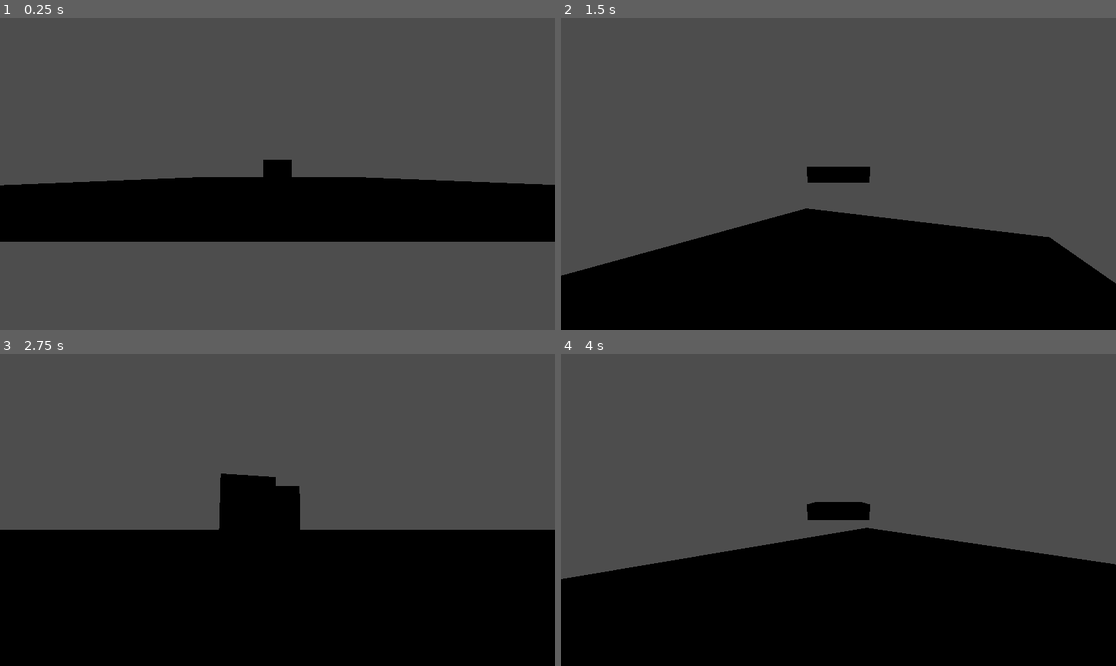
Above: before the commit, frames 1-4 (two rows, left to right).
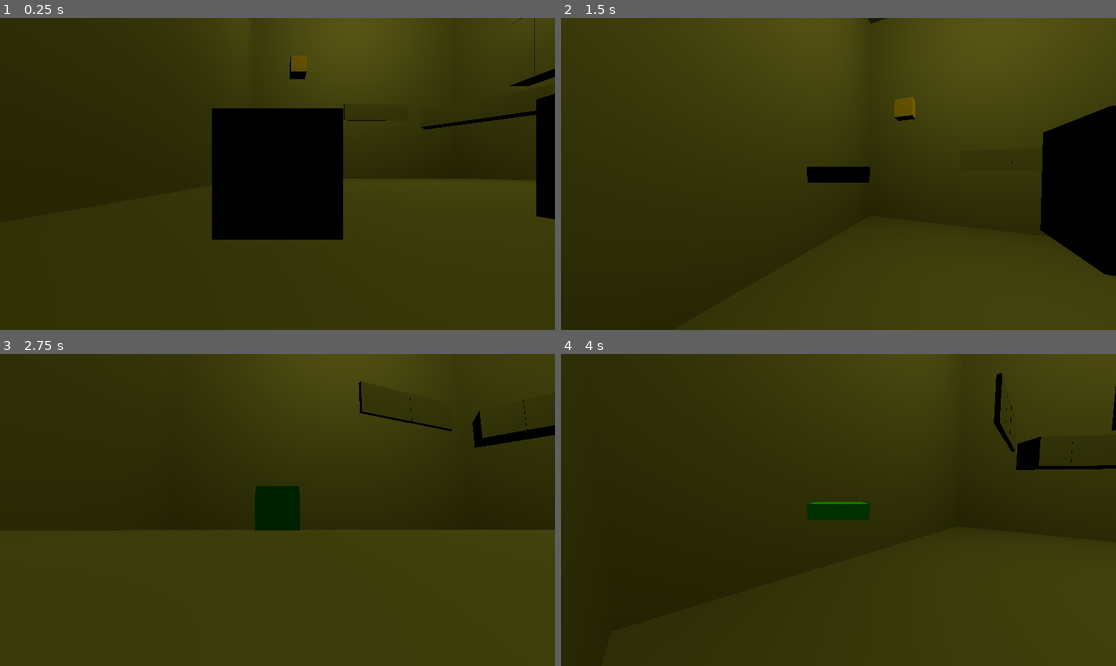
Above: after the commit, the same moments.

Repository: DSquire9/CubePlatformer
Game: Godot game, scene res://level_1.tscn
Two runs of this game, one before a commit and one after it. Both use one fixed random seed, a clock stepped at 60 frames per second and the inputs below. This scene is started directly instead of the project's main scene.
Inputs (mouse positions are in pixels of both pictures, inside the frame that each line leads up to):
- Up to frame 1 (0.25 s): no input
- Up to frame 2 (1.5 s): tap Enter (ui_accept) at 0.5 s; move the mouse to (866, 174) at 0.52 s; hold W (move_forward) from 0.53 s (still down); tap C (crouch) at 0.6, 1.35 s; tap Space (jump) at 0.77 s; move the mouse to (810, 174) at 1.27 s
- Up to frame 3 (2.75 s): keep holding W (move_forward); tap Space (jump) at 1.52 s; move the mouse to (288, 503) at 2.02 s; tap C (crouch) at 2.1 s
- Up to frame 4 (4 s): keep holding W (move_forward); move the mouse to (832, 516) at 2.77 s; tap C (crouch) at 2.85, 3.6 s; tap Space (jump) at 3.02, 3.77 s; move the mouse to (877, 513) at 3.52 s

The runs differ from the first frame. In frame 1, 95% of the frame differs, in the area x 0-100%, y 0-100%; in frame 2, 99%; in frame 3, 100%; in frame 4, 100%.

Commit message:
Update level_1.tscn

Diff:
--- a/platformer/level_1.tscn
+++ b/platformer/level_1.tscn
@@ -11,6 +11,18 @@
 [sub_resource type="BoxMesh" id="BoxMesh_03r50"]
 size = Vector3(50, 2, 50)
 
+[sub_resource type="BoxMesh" id="BoxMesh_u0igl"]
+size = Vector3(3, 3, 3)
+
+[sub_resource type="BoxShape3D" id="BoxShape3D_tsy8t"]
+size = Vector3(3, 3, 3)
+
+[sub_resource type="BoxMesh" id="BoxMesh_rq1l2"]
+size = Vector3(0.3, 3, 3)
+
+[sub_resource type="BoxShape3D" id="BoxShape3D_nlt6k"]
+size = Vector3(0.3, 3, 3)
+
 [node name="Level1" type="Node"]
 script = ExtResource("1_3bd3h")
 
@@ -24,13 +36,515 @@
 [node name="MeshInstance3D" type="MeshInstance3D" parent="Ground"]
 mesh = SubResource("BoxMesh_03r50")
 
+[node name="Ground6" type="StaticBody3D" parent="."]
+transform = Transform3D(1, 0, 0, 0, 1, 0, 0, 0, 1, 0.038, 45.5672, -0.083)
+collision_mask = 0
+
+[node name="CollisionShape3D" type="CollisionShape3D" parent="Ground6"]
+shape = SubResource("BoxShape3D_qrc5e")
+
+[node name="MeshInstance3D" type="MeshInstance3D" parent="Ground6"]
+mesh = SubResource("BoxMesh_03r50")
+
+[node name="Ground2" type="StaticBody3D" parent="."]
+transform = Transform3D(1, 0, 0, 0, -4.37114e-08, -1, 0, 1, -4.37114e-08, 0.686148, 21.6987, -25.8081)
+collision_mask = 0
+
+[node name="CollisionShape3D" type="CollisionShape3D" parent="Ground2"]
+shape = SubResource("BoxShape3D_qrc5e")
+
+[node name="MeshInstance3D" type="MeshInstance3D" parent="Ground2"]
+mesh = SubResource("BoxMesh_03r50")
+
+[node name="Ground3" type="StaticBody3D" parent="."]
+transform = Transform3D(1, 0, 0, 0, -4.37114e-08, -1, 0, 1, -4.37114e-08, 0.686148, 21.6987, 24.6698)
+collision_mask = 0
+
+[node name="CollisionShape3D" type="CollisionShape3D" parent="Ground3"]
+shape = SubResource("BoxShape3D_qrc5e")
+
+[node name="MeshInstance3D" type="MeshInstance3D" parent="Ground3"]
+mesh = SubResource("BoxMesh_03r50")
+
+[node name="Ground4" type="StaticBody3D" parent="."]
+transform = Transform3D(-4.37114e-08, 1, -4.37114e-08, 0, -4.37114e-08, -1, -1, -4.37114e-08, 1.91069e-15, 24.3985, 21.7566, -1.15045)
+collision_mask = 0
+
+[node name="CollisionShape3D" type="CollisionShape3D" parent="Ground4"]
+shape = SubResource("BoxShape3D_qrc5e")
+
+[node name="MeshInstance3D" type="MeshInstance3D" parent="Ground4"]
+mesh = SubResource("BoxMesh_03r50")
+
+[node name="Ground5" type="StaticBody3D" parent="."]
+transform = Transform3D(-4.37114e-08, 1, -4.37114e-08, 0, -4.37114e-08, -1, -1, -4.37114e-08, 1.91069e-15, -25.2441, 21.7566, -1.15045)
+collision_mask = 0
+
+[node name="CollisionShape3D" type="CollisionShape3D" parent="Ground5"]
+shape = SubResource("BoxShape3D_qrc5e")
+
+[node name="MeshInstance3D" type="MeshInstance3D" parent="Ground5"]
+mesh = SubResource("BoxMesh_03r50")
+
 [node name="Goal" parent="." instance=ExtResource("1_x0ffe")]
-transform = Transform3D(1, 0, 0, 0, 1, 0, 0, 0, 1, -0.848573, 0.98756, -2.78181)
+transform = Transform3D(1, 0, 0, 0, 1, 0, 0, 0, 1, -14.5761, 21.0768, -15.7531)
 
 [node name="Player" parent="." instance=ExtResource("2_7l0c5")]
-transform = Transform3D(1, 0, 0, 0, 1, 0, 0, 0, 1, -0.385998, 0.541965, 18.9031)
+transform = Transform3D(1, 0, 0, 0, 1, 0, 0, 0, 1, -18.552, 0.541966, 19.5234)
 
 [node name="DeathScreen" parent="." instance=ExtResource("4_ibjka")]
+
+[node name="blocks" type="Node" parent="."]
+
+[node name="StaticBody3D" type="StaticBody3D" parent="blocks"]
+transform = Transform3D(1, 0, 0, 0, 1, 0, 0, 0, 1, -10.9315, 0.766804, 20.3167)
+
+[node name="MeshInstance3D" type="MeshInstance3D" parent="blocks/StaticBody3D"]
+mesh = SubResource("BoxMesh_u0igl")
+
+[node name="CollisionShape3D" type="CollisionShape3D" parent="blocks/StaticBody3D"]
+shape = SubResource("BoxShape3D_tsy8t")
+
+[node name="StaticBody3D2" type="StaticBody3D" parent="blocks"]
+transform = Transform3D(1, 0, 0, 0, 1, 0, 0, 0, 1, -3.45202, 10.3489, 14.2573)
+
+[node name="MeshInstance3D" type="MeshInstance3D" parent="blocks/StaticBody3D2"]
+mesh = SubResource("BoxMesh_u0igl")
+
+[node name="CollisionShape3D" type="CollisionShape3D" parent="blocks/StaticBody3D2"]
+shape = SubResource("BoxShape3D_tsy8t")
+
+[node name="StaticBody3D3" type="StaticBody3D" parent="blocks"]
+transform = Transform3D(1, 0, 0, 0, 1, 0, 0, 0, 1, 2.82416, 10.3489, 14.2573)
+
+[node name="MeshInstance3D" type="MeshInstance3D" parent="blocks/StaticBody3D3"]
+mesh = SubResource("BoxMesh_u0igl")
+
+[node name="CollisionShape3D" type="CollisionShape3D" parent="blocks/StaticBody3D3"]
+shape = SubResource("BoxShape3D_tsy8t")
+
+[node name="StaticBody3D4" type="StaticBody3D" parent="blocks"]
+transform = Transform3D(1, 0, 0, 0, 1, 0, 0, 0, 1, 8.51184, 10.3489, 14.2573)
+
+[node name="MeshInstance3D" type="MeshInstance3D" parent="blocks/StaticBody3D4"]
+mesh = SubResource("BoxMesh_u0igl")
+
+[node name="CollisionShape3D" type="CollisionShape3D" parent="blocks/StaticBody3D4"]
+shape = SubResource("BoxShape3D_tsy8t")
+
+[node name="StaticBody3D5" type="StaticBody3D" parent="blocks"]
+transform = Transform3D(1, 0, 0, 0, 1, 0, 0, 0, 1, 17.7007, 10.3489, 13.3628)
+
+[node name="MeshInstance3D" type="MeshInstance3D" parent="blocks/StaticBody3D5"]
+mesh = SubResource("BoxMesh_u0igl")
+
+[node name="CollisionShape3D" type="CollisionShape3D" parent="blocks/StaticBody3D5"]
+shape = SubResource("BoxShape3D_tsy8t")
+
+[node name="StaticBody3D6" type="StaticBody3D" parent="blocks"]
+transform = Transform3D(1, 0, 0, 0, 1, 0, 0, 0, 1, 17.7007, 10.3489, 10.391)
+
+[node name="MeshInstance3D" type="MeshInstance3D" parent="blocks/StaticBody3D6"]
+mesh = SubResource("BoxMesh_u0igl")
+
+[node name="CollisionShape3D" type="CollisionShape3D" parent="blocks/StaticBody3D6"]
+shape = SubResource("BoxShape3D_tsy8t")
+
+[node name="StaticBody3D7" type="StaticBody3D" parent="blocks"]
+transform = Transform3D(1, 0, 0, 0, 1, 0, 0, 0, 1, 17.7007, 10.3489, 7.3872)
+
+[node name="MeshInstance3D" type="MeshInstance3D" parent="blocks/StaticBody3D7"]
+mesh = SubResource("BoxMesh_u0igl")
+
+[node name="CollisionShape3D" type="CollisionShape3D" parent="blocks/StaticBody3D7"]
+shape = SubResource("BoxShape3D_tsy8t")
+
+[node name="StaticBody3D8" type="StaticBody3D" parent="blocks"]
+transform = Transform3D(1, 0, 0, 0, 1, 0, 0, 0, 1, 17.7007, 10.3489, 4.40734)
+
+[node name="MeshInstance3D" type="MeshInstance3D" parent="blocks/StaticBody3D8"]
+mesh = SubResource("BoxMesh_u0igl")
+
+[node name="CollisionShape3D" type="CollisionShape3D" parent="blocks/StaticBody3D8"]
+shape = SubResource("BoxShape3D_tsy8t")
+
+[node name="StaticBody3D9" type="StaticBody3D" parent="blocks"]
+transform = Transform3D(1, 0, 0, 0, 1, 0, 0, 0, 1, 17.7007, 10.3489, 1.52433)
+
+[node name="MeshInstance3D" type="MeshInstance3D" parent="blocks/StaticBody3D9"]
+mesh = SubResource("BoxMesh_u0igl")
+
+[node name="CollisionShape3D" type="CollisionShape3D" parent="blocks/StaticBody3D9"]
+shape = SubResource("BoxShape3D_tsy8t")
+
+[node name="StaticBody3D10" type="StaticBody3D" parent="blocks"]
+transform = Transform3D(1, 0, 0, 0, 1, 0, 0, 0, 1, 17.7007, 10.3489, -1.49978)
+
+[node name="MeshInstance3D" type="MeshInstance3D" parent="blocks/StaticBody3D10"]
+mesh = SubResource("BoxMesh_u0igl")
+
+[node name="CollisionShape3D" type="CollisionShape3D" parent="blocks/StaticBody3D10"]
+shape = SubResource("BoxShape3D_tsy8t")
+
+[node name="StaticBody3D11" type="StaticBody3D" parent="blocks"]
+transform = Transform3D(1, 0, 0, 0, 1, 0, 0, 0, 1, 17.7007, 14.8338, 9.48888)
+
+[node name="MeshInstance3D" type="MeshInstance3D" parent="blocks/StaticBody3D11"]
+transform = Transform3D(1, 0, 0, 0, 1, 0, 0, 0, 1, 0, 0.373373, 0)
+mesh = SubResource("BoxMesh_u0igl")
+
+[node name="CollisionShape3D" type="CollisionShape3D" parent="blocks/StaticBody3D11"]
+transform = Transform3D(1, 0, 0, 0, 1, 0, 0, 0, 1, 0, 0.373373, 0)
+shape = SubResource("BoxShape3D_tsy8t")
+
+[node name="StaticBody3D12" type="StaticBody3D" parent="blocks"]
+transform = Transform3D(1, 0, 0, 0, 1, 0, 0, 0, 1, 17.7007, 14.8338, 6.51707)
+
+[node name="MeshInstance3D" type="MeshInstance3D" parent="blocks/StaticBody3D12"]
+transform = Transform3D(1, 0, 0, 0, 1, 0, 0, 0, 1, 0, 0.373373, 0)
+mesh = SubResource("BoxMesh_u0igl")
+
+[node name="CollisionShape3D" type="CollisionShape3D" parent="blocks/StaticBody3D12"]
+transform = Transform3D(1, 0, 0, 0, 1, 0, 0, 0, 1, 0, 0.373373, 0)
+shape = SubResource("BoxShape3D_tsy8t")
+
+[node name="StaticBody3D13" type="StaticBody3D" parent="blocks"]
+transform = Transform3D(1, 0, 0, 0, 1, 0, 0, 0, 1, 17.7007, 14.8338, 3.51327)
+
+[node name="MeshInstance3D" type="MeshInstance3D" parent="blocks/StaticBody3D13"]
+transform = Transform3D(1, 0, 0, 0, 1, 0, 0, 0, 1, 0, 0.373373, 0)
+mesh = SubResource("BoxMesh_u0igl")
+
+[node name="CollisionShape3D" type="CollisionShape3D" parent="blocks/StaticBody3D13"]
+transform = Transform3D(1, 0, 0, 0, 1, 0, 0, 0, 1, 0, 0.373373, 0)
+shape = SubResource("BoxShape3D_tsy8t")
+
+[node name="StaticBody3D14" type="StaticBody3D" parent="blocks"]
+transform = Transform3D(1, 0, 0, 0, 1, 0, 0, 0, 1, 17.7007, 14.8338, 0.53341)
+
+[node name="MeshInstance3D" type="MeshInstance3D" parent="blocks/StaticBody3D14"]
+transform = Transform3D(1, 0, 0, 0, 1, 0, 0, 0, 1, 0, 0.373373, 0)
+mesh = SubResource("BoxMesh_u0igl")
+
+[node name="CollisionShape3D" type="CollisionShape3D" parent="blocks/StaticBody3D14"]
+transform = Transform3D(1, 0, 0, 0, 1, 0, 0, 0, 1, 0, 0.373373, 0)
+shape = SubResource("BoxShape3D_tsy8t")
+
+[node name="StaticBody3D15" type="StaticBody3D" parent="blocks"]
+transform = Transform3D(1, 0, 0, 0, 1, 0, 0, 0, 1, 17.7007, 14.8338, -2.3496)
+
+[node name="MeshInstance3D" type="MeshInstance3D" parent="blocks/StaticBody3D15"]
+transform = Transform3D(1, 0, 0, 0, 1, 0, 0, 0, 1, 0, 0.373373, 0)
+mesh = SubResource("BoxMesh_u0igl")
+
+[node name="CollisionShape3D" type="CollisionShape3D" parent="blocks/StaticBody3D15"]
+transform = Transform3D(1, 0, 0, 0, 1, 0, 0, 0, 1, 0, 0.373373, 0)
+shape = SubResource("BoxShape3D_tsy8t")
+
+[node name="StaticBody3D16" type="StaticBody3D" parent="blocks"]
+transform = Transform3D(1, 0, 0, 0, 1, 0, 0, 0, 1, 17.7007, 14.8338, -5.37371)
+
+[node name="MeshInstance3D" type="MeshInstance3D" parent="blocks/StaticBody3D16"]
+transform = Transform3D(1, 0, 0, 0, 1, 0, 0, 0, 1, 0, 0.373373, 0)
+mesh = SubResource("BoxMesh_u0igl")
+
+[node name="CollisionShape3D" type="CollisionShape3D" parent="blocks/StaticBody3D16"]
+transform = Transform3D(1, 0, 0, 0, 1, 0, 0, 0, 1, 0, 0.373373, 0)
+shape = SubResource("BoxShape3D_tsy8t")
+
+[node name="StaticBody3D17" type="StaticBody3D" parent="blocks"]
+transform = Transform3D(1, 0, 0, 0, 1, 0, 0, 0, 1, 17.7007, 17.7996, 9.48888)
+
+[node name="MeshInstance3D" type="MeshInstance3D" parent="blocks/StaticBody3D17"]
+transform = Transform3D(1, 0, 0, 0, 1, 0, 0, 0, 1, 0, 0.373373, 0)
+mesh = SubResource("BoxMesh_u0igl")
+
+[node name="CollisionShape3D" type="CollisionShape3D" parent="blocks/StaticBody3D17"]
+transform = Transform3D(1, 0, 0, 0, 1, 0, 0, 0, 1, 0, 0.373373, 0)
+shape = SubResource("BoxShape3D_tsy8t")
+
+[node name="StaticBody3D18" type="StaticBody3D" parent="blocks"]
+transform = Transform3D(1, 0, 0, 0, 1, 0, 0, 0, 1, 17.7007, 17.7996, 6.51707)
+
+[node name="MeshInstance3D" type="MeshInstance3D" parent="blocks/StaticBody3D18"]
+transform = Transform3D(1, 0, 0, 0, 1, 0, 0, 0, 1, 0, 0.373373, 0)
+mesh = SubResource("BoxMesh_u0igl")
+
+[node name="CollisionShape3D" type="CollisionShape3D" parent="blocks/StaticBody3D18"]
+transform = Transform3D(1, 0, 0, 0, 1, 0, 0, 0, 1, 0, 0.373373, 0)
+shape = SubResource("BoxShape3D_tsy8t")
+
+[node name="StaticBody3D19" type="StaticBody3D" parent="blocks"]
+transform = Transform3D(1, 0, 0, 0, 1, 0, 0, 0, 1, 17.7007, 17.7996, 3.51327)
+
+[node name="MeshInstance3D" type="MeshInstance3D" parent="blocks/StaticBody3D19"]
+transform = Transform3D(1, 0, 0, 0, 1, 0, 0, 0, 1, 0, 0.373373, 0)
+mesh = SubResource("BoxMesh_u0igl")
+
+[node name="CollisionShape3D" type="CollisionShape3D" parent="blocks/StaticBody3D19"]
+transform = Transform3D(1, 0, 0, 0, 1, 0, 0, 0, 1, 0, 0.373373, 0)
+shape = SubResource("BoxShape3D_tsy8t")
+
+[node name="StaticBody3D20" type="StaticBody3D" parent="blocks"]
+transform = Transform3D(1, 0, 0, 0, 1, 0, 0, 0, 1, 17.7007, 17.7996, 0.53341)
+
+[node name="MeshInstance3D" type="MeshInstance3D" parent="blocks/StaticBody3D20"]
+transform = Transform3D(1, 0, 0, 0, 1, 0, 0, 0, 1, 0, 0.373373, 0)
+mesh = SubResource("BoxMesh_u0igl")
+
+[node name="CollisionShape3D" type="CollisionShape3D" parent="blocks/StaticBody3D20"]
+transform = Transform3D(1, 0, 0, 0, 1, 0, 0, 0, 1, 0, 0.373373, 0)
+shape = SubResource("BoxShape3D_tsy8t")
+
+[node name="StaticBody3D21" type="StaticBody3D" parent="blocks"]
+transform = Transform3D(1, 0, 0, 0, 1, 0, 0, 0, 1, 17.7007, 17.7996, -2.3496)
+
+[node name="MeshInstance3D" type="MeshInstance3D" parent="blocks/StaticBody3D21"]
+transform = Transform3D(1, 0, 0, 0, 1, 0, 0, 0, 1, 0, 0.373373, 0)
+mesh = SubResource("BoxMesh_u0igl")
+
+[node name="CollisionShape3D" type="CollisionShape3D" parent="blocks/StaticBody3D21"]
+transform = Transform3D(1, 0, 0, 0, 1, 0, 0, 0, 1, 0, 0.373373, 0)
+shape = SubResource("BoxShape3D_tsy8t")
+
+[node name="StaticBody3D22" type="StaticBody3D" parent="blocks"]
+transform = Transform3D(1, 0, 0, 0, 1, 0, 0, 0, 1, 17.7007, 17.7996, -5.37371)
+
+[node name="MeshInstance3D" type="MeshInstance3D" parent="blocks/StaticBody3D22"]
+transform = Transform3D(1, 0, 0, 0, 1, 0, 0, 0, 1, 0, 0.373373, 0)
+mesh = SubResource("BoxMesh_u0igl")
+
+[node name="CollisionShape3D" type="CollisionShape3D" parent="blocks/StaticBody3D22"]
+transform = Transform3D(1, 0, 0, 0, 1, 0, 0, 0, 1, 0, 0.373373, 0)
+shape = SubResource("BoxShape3D_tsy8t")
+
+[node name="StaticBody3D23" type="StaticBody3D" parent="blocks"]
+transform = Transform3D(1, 0, 0, 0, 1, 0, 0, 0, 1, 17.7007, 20.8002, 9.48888)
+
+[node name="MeshInstance3D" type="MeshInstance3D" parent="blocks/StaticBody3D23"]
+transform = Transform3D(1, 0, 0, 0, 1, 0, 0, 0, 1, 0, 0.373373, 0)
+mesh = SubResource("BoxMesh_u0igl")
+
+[node name="CollisionShape3D" type="CollisionShape3D" parent="blocks/StaticBody3D23"]
+transform = Transform3D(1, 0, 0, 0, 1, 0, 0, 0, 1, 0, 0.373373, 0)
+shape = SubResource("BoxShape3D_tsy8t")
+
+[node name="StaticBody3D24" type="StaticBody3D" parent="blocks"]
+transform = Transform3D(1, 0, 0, 0, 1, 0, 0, 0, 1, 17.7007, 20.8002, 6.51707)
+
+[node name="MeshInstance3D" type="MeshInstance3D" parent="blocks/StaticBody3D24"]
+transform = Transform3D(1, 0, 0, 0, 1, 0, 0, 0, 1, 0, 0.373373, 0)
+mesh = SubResource("BoxMesh_u0igl")
+
+[node name="CollisionShape3D" type="CollisionShape3D" parent="blocks/StaticBody3D24"]
+transform = Transform3D(1, 0, 0, 0, 1, 0, 0, 0, 1, 0, 0.373373, 0)
+shape = SubResource("BoxShape3D_tsy8t")
+
+[node name="StaticBody3D25" type="StaticBody3D" parent="blocks"]
+transform = Transform3D(1, 0, 0, 0, 1, 0, 0, 0, 1, 17.7007, 20.8002, 3.51327)
+
+[node name="MeshInstance3D" type="MeshInstance3D" parent="blocks/StaticBody3D25"]
+transform = Transform3D(1, 0, 0, 0, 1, 0, 0, 0, 1, 0, 0.373373, 0)
+mesh = SubResource("BoxMesh_u0igl")
+
+[node name="CollisionShape3D" type="CollisionShape3D" parent="blocks/StaticBody3D25"]
+transform = Transform3D(1, 0, 0, 0, 1, 0, 0, 0, 1, 0, 0.373373, 0)
+shape = SubResource("BoxShape3D_tsy8t")
+
+[node name="StaticBody3D26" type="StaticBody3D" parent="blocks"]
+transform = Transform3D(1, 0, 0, 0, 1, 0, 0, 0, 1, 17.7007, 20.8002, 0.53341)
+
+[node name="MeshInstance3D" type="MeshInstance3D" parent="blocks/StaticBody3D26"]
+transform = Transform3D(1, 0, 0, 0, 1, 0, 0, 0, 1, 0, 0.373373, 0)
+mesh = SubResource("BoxMesh_u0igl")
+
+[node name="CollisionShape3D" type="CollisionShape3D" parent="blocks/StaticBody3D26"]
+transform = Transform3D(1, 0, 0, 0, 1, 0, 0, 0, 1, 0, 0.373373, 0)
+shape = SubResource("BoxShape3D_tsy8t")
+
+[node name="StaticBody3D27" type="StaticBody3D" parent="blocks"]
+transform = Transform3D(1, 0, 0, 0, 1, 0, 0, 0, 1, 17.7007, 20.8002, -2.3496)
+
+[node name="MeshInstance3D" type="MeshInstance3D" parent="blocks/StaticBody3D27"]
+transform = Transform3D(1, 0, 0, 0, 1, 0, 0, 0, 1, 0, 0.373373, 0)
+mesh = SubResource("BoxMesh_u0igl")
+
+[node name="CollisionShape3D" type="CollisionShape3D" parent="blocks/StaticBody3D27"]
+transform = Transform3D(1, 0, 0, 0, 1, 0, 0, 0, 1, 0, 0.373373, 0)
+shape = SubResource("BoxShape3D_tsy8t")
+
+[node name="StaticBody3D28" type="StaticBody3D" parent="blocks"]
+transform = Transform3D(1, 0, 0, 0, 1, 0, 0, 0, 1, 17.7007, 20.8002, -5.37371)
+
+[node name="MeshInstance3D" type="MeshInstance3D" parent="blocks/StaticBody3D28"]
+transform = Transform3D(1, 0, 0, 0, 1, 0, 0, 0, 1, 0, 0.373373, 0)
+mesh = SubResource("BoxMesh_u0igl")
+
+[node name="CollisionShape3D" type="CollisionShape3D" parent="blocks/StaticBody3D28"]
+transform = Transform3D(1, 0, 0, 0, 1, 0, 0, 0, 1, 0, 0.373373, 0)
+shape = SubResource("BoxShape3D_tsy8t")
+
+[node name="StaticBody3D29" type="StaticBody3D" parent="blocks"]
+transform = Transform3D(1, 0, 0, 0, 1, 0, 0, 0, 1, 17.7007, 23.8366, 9.48888)
+
+[node name="MeshInstance3D" type="MeshInstance3D" parent="blocks/StaticBody3D29"]
+transform = Transform3D(1, 0, 0, 0, 1, 0, 0, 0, 1, 0, 0.373373, 0)
+mesh = SubResource("BoxMesh_u0igl")
+
+[node name="CollisionShape3D" type="CollisionShape3D" parent="blocks/StaticBody3D29"]
+transform = Transform3D(1, 0, 0, 0, 1, 0, 0, 0, 1, 0, 0.373373, 0)
+shape = SubResource("BoxShape3D_tsy8t")
+
+[node name="StaticBody3D30" type="StaticBody3D" parent="blocks"]
+transform = Transform3D(1, 0, 0, 0, 1, 0, 0, 0, 1, 17.7007, 23.8366, 6.51707)
+
+[node name="MeshInstance3D" type="MeshInstance3D" parent="blocks/StaticBody3D30"]
+transform = Transform3D(1, 0, 0, 0, 1, 0, 0, 0, 1, 0, 0.373373, 0)
+mesh = SubResource("BoxMesh_u0igl")
+
+[node name="CollisionShape3D" type="CollisionShape3D" parent="blocks/StaticBody3D30"]
+transform = Transform3D(1, 0, 0, 0, 1, 0, 0, 0, 1, 0, 0.373373, 0)
+shape = SubResource("BoxShape3D_tsy8t")
+
+[node name="StaticBody3D31" type="StaticBody3D" parent="blocks"]
+transform = Transform3D(1, 0, 0, 0, 1, 0, 0, 0, 1, 17.7007, 23.8366, 3.51327)
+
+[node name="MeshInstance3D" type="MeshInstance3D" parent="blocks/StaticBody3D31"]
+transform = Transform3D(1, 0, 0, 0, 1, 0, 0, 0, 1, 0, 0.373373, 0)
+mesh = SubResource("BoxMesh_u0igl")
+
+[node name="CollisionShape3D" type="CollisionShape3D" parent="blocks/StaticBody3D31"]
+transform = Transform3D(1, 0, 0, 0, 1, 0, 0, 0, 1, 0, 0.373373, 0)
+shape = SubResource("BoxShape3D_tsy8t")
+
+[node name="StaticBody3D32" type="StaticBody3D" parent="blocks"]
+transform = Transform3D(1, 0, 0, 0, 1, 0, 0, 0, 1, 17.7007, 23.8366, 0.53341)
+
+[node name="MeshInstance3D" type="MeshInstance3D" parent="blocks/StaticBody3D32"]
+transform = Transform3D(1, 0, 0, 0, 1, 0, 0, 0, 1, 0, 0.373373, 0)
+mesh = SubResource("BoxMesh_u0igl")
+
+[node name="CollisionShape3D" type="CollisionShape3D" parent="blocks/StaticBody3D32"]
+transform = Transform3D(1, 0, 0, 0, 1, 0, 0, 0, 1, 0, 0.373373, 0)
+shape = SubResource("BoxShape3D_tsy8t")
+
+[node name="StaticBody3D33" type="StaticBody3D" parent="blocks"]
+transform = Transform3D(1, 0, 0, 0, 1, 0, 0, 0, 1, 17.7007, 23.8366, -2.3496)
+
+[node name="MeshInstance3D" type="MeshInstance3D" parent="blocks/StaticBody3D33"]
+transform = Transform3D(1, 0, 0, 0, 1, 0, 0, 0, 1, 0, 0.373373, 0)
+mesh = SubResource("BoxMesh_u0igl")
+
+[node name="CollisionShape3D" type="CollisionShape3D" parent="blocks/StaticBody3D33"]
+transform = Transform3D(1, 0, 0, 0, 1, 0, 0, 0, 1, 0, 0.373373, 0)
+shape = SubResource("BoxShape3D_tsy8t")
+
+[node name="StaticBody3D34" type="StaticBody3D" parent="blocks"]
+transform = Transform3D(1, 0, 0, 0, 1, 0, 0, 0, 1, 17.7007, 23.8366, -5.37371)
+
+[node name="MeshInstance3D" type="MeshInstance3D" parent="blocks/StaticBody3D34"]
+transform = Transform3D(1, 0, 0, 0, 1, 0, 0, 0, 1, 0, 0.373373, 0)
+mesh = SubResource("BoxMesh_u0igl")
+
+[node name="CollisionShape3D" type="CollisionShape3D" parent="blocks/StaticBody3D34"]
+transform = Transform3D(1, 0, 0, 0, 1, 0, 0, 0, 1, 0, 0.373373, 0)
+shape = SubResource("BoxShape3D_tsy8t")
+
+[node name="StaticBody3D35" type="StaticBody3D" parent="blocks"]
+transform = Transform3D(0.742818, 0, 0.669494, 0, 1, 0, -0.669494, 0, 0.742818, 18.9912, 10.319, -1.31914)
+
+[node name="MeshInstance3D" type="MeshInstance3D" parent="blocks/StaticBody3D35"]
+mesh = SubResource("BoxMesh_u0igl")
+
+[node name="CollisionShape3D" type="CollisionShape3D" parent="blocks/StaticBody3D35"]
+shape = SubResource("BoxShape3D_tsy8t")
+
+[node name="StaticBody3D36" type="StaticBody3D" parent="blocks"]
+transform = Transform3D(0.742818, 0, 0.669494, 0, 1, 0, -0.669494, 0, 0.742818, 17.0015, 10.319, -3.52665)
+
+[node name="MeshInstance3D" type="MeshInstance3D" parent="blocks/StaticBody3D36"]
+mesh = SubResource("BoxMesh_u0igl")
+
+[node name="CollisionShape3D" type="CollisionShape3D" parent="blocks/StaticBody3D36"]
+shape = SubResource("BoxShape3D_tsy8t")
+
+[node name="StaticBody3D37" type="StaticBody3D" parent="blocks"]
+transform = Transform3D(0.742818, 0, 0.669494, 0, 1, 0, -0.669494, 0, 0.742818, 14.9905, 10.319, -5.75792)
+
+[node name="MeshInstance3D" type="MeshInstance3D" parent="blocks/StaticBody3D37"]
+mesh = SubResource("BoxMesh_u0igl")
+
+[node name="CollisionShape3D" type="CollisionShape3D" parent="blocks/StaticBody3D37"]
+shape = SubResource("BoxShape3D_tsy8t")
+
+[node name="StaticBody3D38" type="StaticBody3D" parent="blocks"]
+transform = Transform3D(0.742818, 0, 0.669494, 0, 1, 0, -0.669494, 0, 0.742818, 12.9955, 10.319, -7.97142)
+
+[node name="MeshInstance3D" type="MeshInstance3D" parent="blocks/StaticBody3D38"]
+mesh = SubResource("BoxMesh_u0igl")
+
+[node name="CollisionShape3D" type="CollisionShape3D" parent="blocks/StaticBody3D38"]
+shape = SubResource("BoxShape3D_tsy8t")
+
+[node name="StaticBody3D39" type="StaticBody3D" parent="blocks"]
+transform = Transform3D(0.742818, 0, 0.669494, 0, 1, 0, -0.669494, 0, 0.742818, 11.0654, 10.319, -10.113)
+
+[node name="MeshInstance3D" type="MeshInstance3D" parent="blocks/StaticBody3D39"]
+mesh = SubResource("BoxMesh_u0igl")
+
+[node name="CollisionShape3D" type="CollisionShape3D" parent="blocks/StaticBody3D39"]
+shape = SubResource("BoxShape3D_tsy8t")
+
+[node name="StaticBody3D40" type="StaticBody3D" parent="blocks"]
+transform = Transform3D(0.742818, 0, 0.669494, 0, 1, 0, -0.669494, 0, 0.742818, 9.04074, 10.319, -12.3593)
+
+[node name="MeshInstance3D" type="MeshInstance3D" parent="blocks/StaticBody3D40"]
+mesh = SubResource("BoxMesh_u0igl")
+
+[node name="CollisionShape3D" type="CollisionShape3D" parent="blocks/StaticBody3D40"]
+shape = SubResource("BoxShape3D_tsy8t")
+
+[node name="StaticBody3D" type="StaticBody3D" parent="."]
+transform = Transform3D(-0.0442994, 0, 0.999018, 0, 1, 0, -0.999018, 0, -0.0442994, 4.20347, 11.9202, -14.3325)
+
+[node name="MeshInstance3D" type="MeshInstance3D" parent="StaticBody3D"]
+mesh = SubResource("BoxMesh_rq1l2")
+
+[node name="CollisionShape3D" type="CollisionShape3D" parent="StaticBody3D"]
+shape = SubResource("BoxShape3D_nlt6k")
+
+[node name="StaticBody3D2" type="StaticBody3D" parent="."]
+transform = Transform3D(-0.0442994, 0, 0.999018, 0, 1, 0, -0.999018, 0, -0.0442994, 1.25742, 11.9202, -14.2003)
+
+[node name="MeshInstance3D" type="MeshInstance3D" parent="StaticBody3D2"]
+mesh = SubResource("BoxMesh_rq1l2")
+
+[node name="CollisionShape3D" type="CollisionShape3D" parent="StaticBody3D2"]
+shape = SubResource("BoxShape3D_nlt6k")
+
+[node name="StaticBody3D3" type="StaticBody3D" parent="."]
+transform = Transform3D(-0.0442994, 0, 0.999018, 0, 1, 0, -0.999018, 0, -0.0442994, -1.73711, 11.9202, -14.0867)
+
+[node name="MeshInstance3D" type="MeshInstance3D" parent="StaticBody3D3"]
+mesh = SubResource("BoxMesh_rq1l2")
+
+[node name="CollisionShape3D" type="CollisionShape3D" parent="StaticBody3D3"]
+shape = SubResource("BoxShape3D_nlt6k")
+
+[node name="StaticBody3D4" type="StaticBody3D" parent="."]
+transform = Transform3D(-0.0442994, 0, 0.999018, 0, 1, 0, -0.999018, 0, -0.0442994, -4.72497, 11.9202, -13.9582)
+
+[node name="MeshInstance3D" type="MeshInstance3D" parent="StaticBody3D4"]
+mesh = SubResource("BoxMesh_rq1l2")
+
+[node name="CollisionShape3D" type="CollisionShape3D" parent="StaticBody3D4"]
+shape = SubResource("BoxShape3D_nlt6k")
+
+[node name="OmniLight3D" type="OmniLight3D" parent="."]
+transform = Transform3D(1, 0, 0, 0, 1, 0, 0, 0, 1, 0, 38.5473, 0)
+light_color = Color(1, 1, 0.317647, 1)
+light_energy = 7.314
+omni_range = 101.461
 
 [connection signal="clear" from="Player" to="." method="_on_player_clear"]
 [connection signal="hit" from="Player" to="." method="_on_player_hit"]
Not shown: 1 places in platformer/level_1.tscn that only renumber resources
